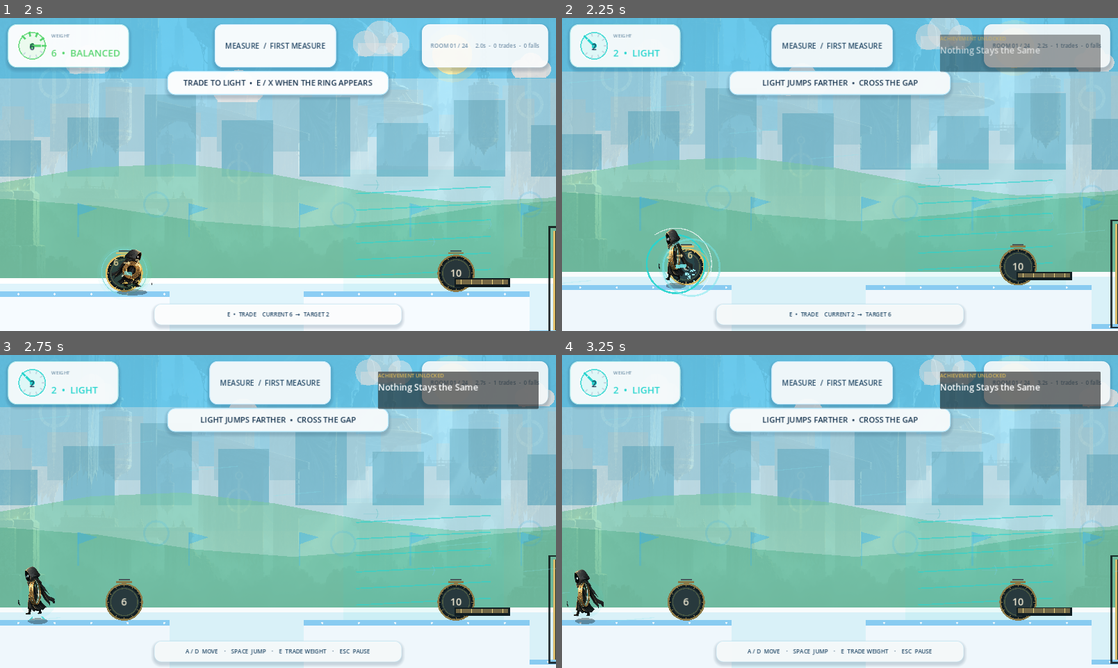
Above: before the commit, frames 1-4 (two rows, left to right).
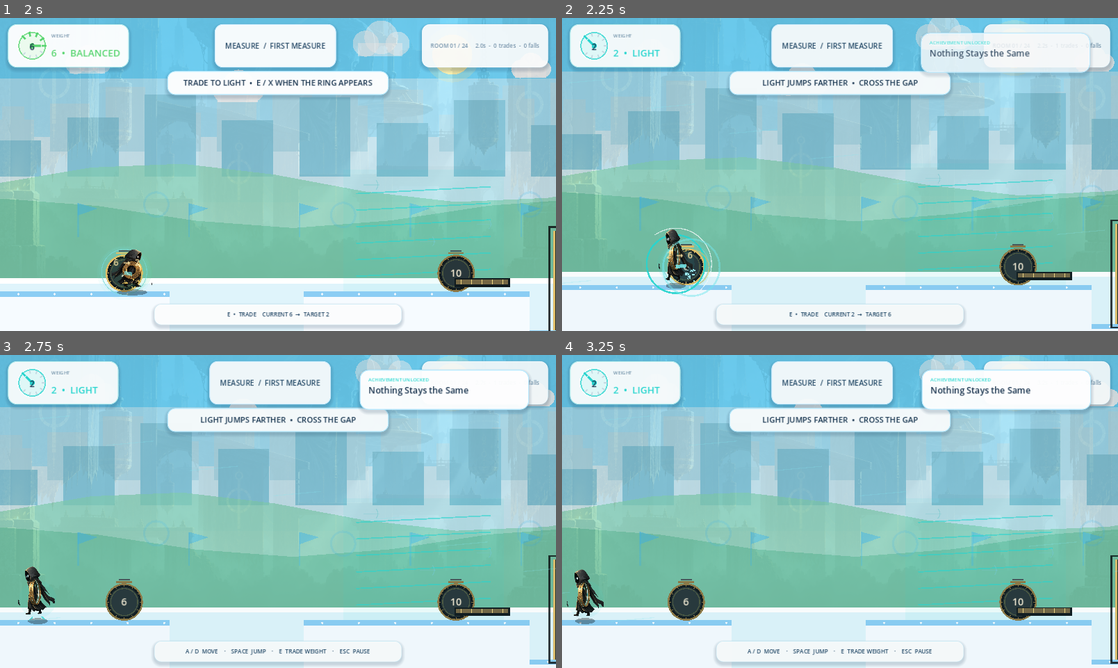
Above: after the commit, the same moments.

Repository: lienowen/how-heavy
Game: Godot game, scene res://scenes/main.tscn
Two runs of this game, one before a commit and one after it. Both use one fixed random seed, a clock stepped at 60 frames per second and the inputs below.
Inputs (mouse positions are in pixels of both pictures, inside the frame that each line leads up to):
- Up to frame 1 (2 s): tap Enter (ui_accept) at 0.5 s; move the mouse to (400, 158) at 0.52 s; hold D (move_right) 0.53-1.25 s; tap E (exchange) at 0.6 s; click (400, 158) at 0.67 s; tap Space (jump) at 0.77 s; drag from (166, 190) to (122, 290) at 1.27 s
- Up to frame 2 (2.25 s): move the mouse to (895, 105) at 2.02 s; hold A (move_left) from 2.03 s (still down); tap E (exchange) at 2.1 s
- Up to frame 3 (2.75 s): keep holding A (move_left)
- Up to frame 4 (3.25 s): release A (move_left) at 2.75 s; drag from (812, 574) to (1017, 602) at 2.77 s

Frame 1 is identical in both runs. In frame 2, 4.0% of the frame differs, in the area x 64-97%, y 4-19%; in frame 3, 4.2%; in frame 4, 4.2%.

Commit message:
Match achievement popups to bright visual direction

Diff:
--- a/scripts/world_commercial_feedback_fixed.gd
+++ b/scripts/world_commercial_feedback_fixed.gd
@@ -25,25 +25,29 @@
 	showing_achievement = true
 	var api_name: String = achievement_queue.pop_front()
 	var panel := PanelContainer.new()
-	panel.position = Vector2(870, 38)
-	panel.size = Vector2(370, 86)
+	panel.theme = ProductionTheme.build()
+	panel.position = Vector2(856, 34)
+	panel.size = Vector2(390, 92)
 	panel.modulate.a = 0.0
+	panel.add_theme_stylebox_override("panel", ProductionTheme.panel(Color(1, 1, 1, 0.96), Color("b9eaff"), 2, 20))
 	achievement_layer.add_child(panel)
 	var box := VBoxContainer.new()
-	box.add_theme_constant_override("separation", 3)
+	box.add_theme_constant_override("separation", 2)
 	panel.add_child(box)
 	var eyebrow := Label.new()
 	eyebrow.text = "ACHIEVEMENT UNLOCKED"
-	eyebrow.add_theme_font_size_override("font_size", 12)
-	eyebrow.add_theme_color_override("font_color", Color("d7b85a"))
+	eyebrow.add_theme_font_size_override("font_size", 11)
+	eyebrow.add_theme_color_override("font_color", ProductionTheme.CYAN)
 	box.add_child(eyebrow)
 	var title := Label.new()
 	title.text = str(ACHIEVEMENT_NAMES.get(api_name, api_name))
 	title.add_theme_font_size_override("font_size", 20)
+	title.add_theme_color_override("font_color", ProductionTheme.INK)
 	box.add_child(title)
 	var tween := create_tween()
-	tween.tween_property(panel, "modulate:a", 1.0, 0.2)
-	tween.tween_interval(2.6)
-	tween.tween_property(panel, "modulate:a", 0.0, 0.25)
+	tween.tween_property(panel, "position:x", 828.0, 0.18).set_trans(Tween.TRANS_BACK).set_ease(Tween.EASE_OUT)
+	tween.parallel().tween_property(panel, "modulate:a", 1.0, 0.16)
+	tween.tween_interval(2.4)
+	tween.tween_property(panel, "modulate:a", 0.0, 0.22)
 	tween.tween_callback(panel.queue_free)
 	tween.tween_callback(show_next_achievement)
